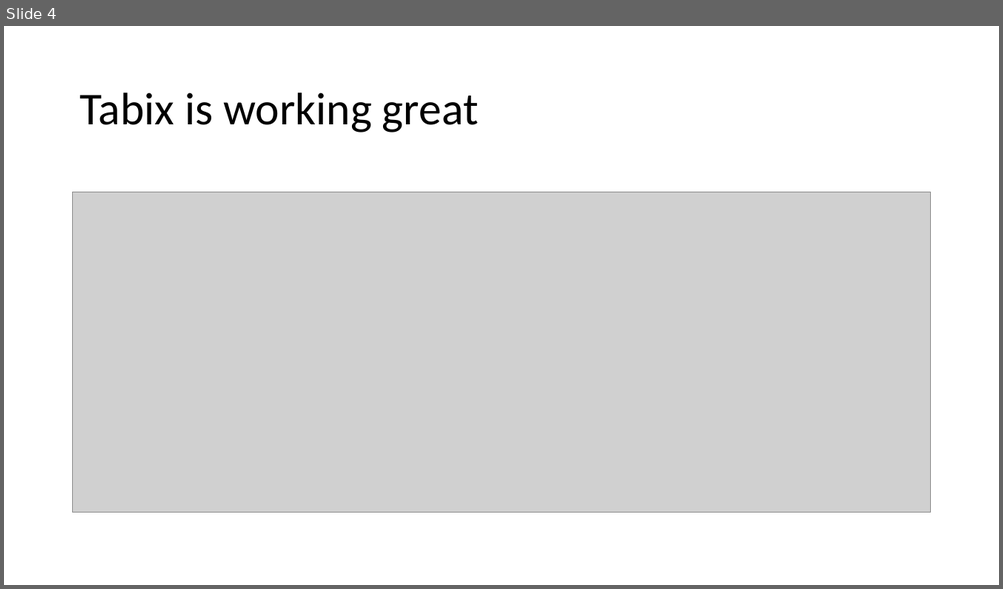
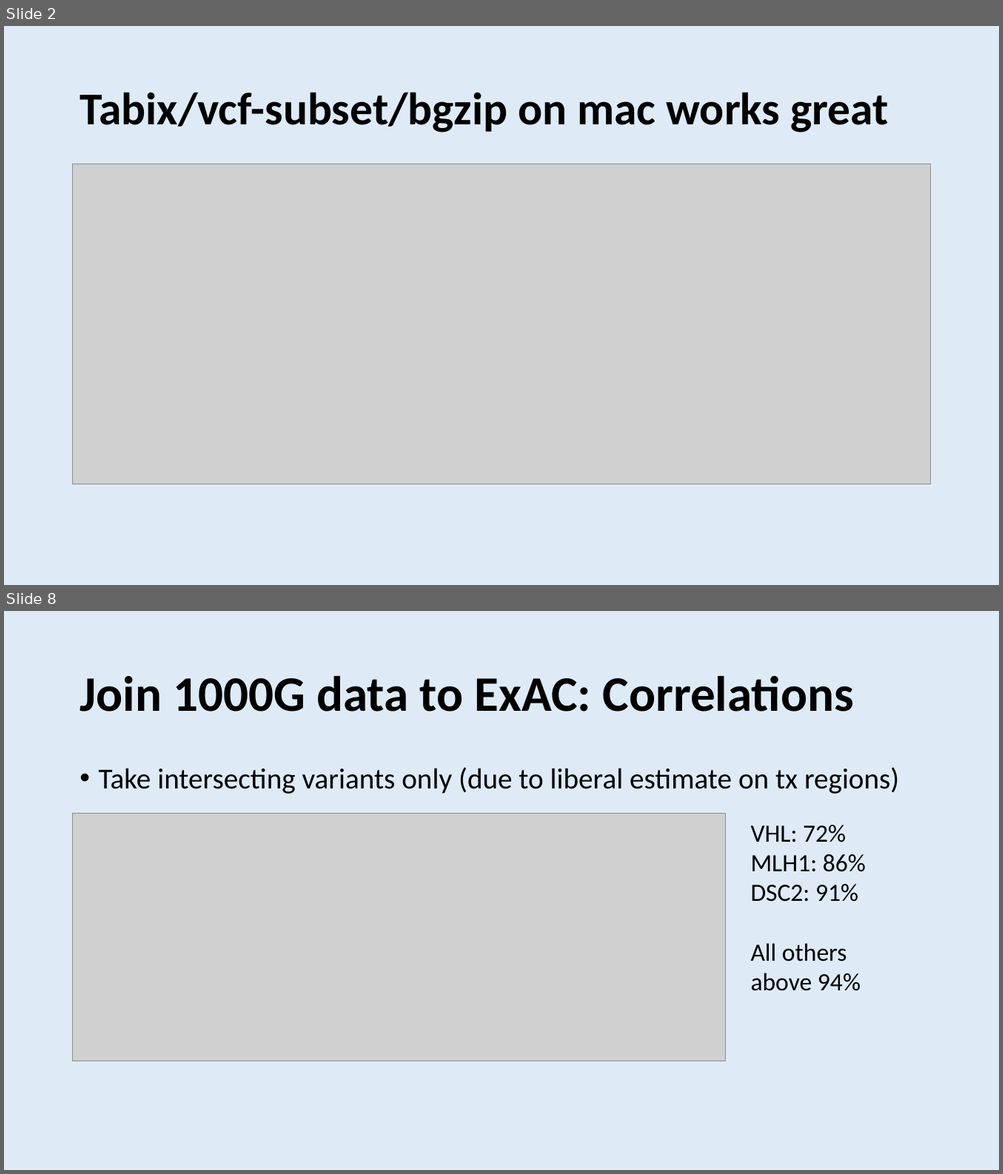
Before and after one commit to dfan/HST-2016, a slide deck: week_5/Presentation_week_5.pptx. Shown one above the other, each under a label of ours: slide 4 before the commit, slides 2 and 8 after it; the slides between them are not shown. The pictures are 1003x589 and 1003x1174 pixels, drawn with LibreOffice and Linux fonts; fonts in the diff are those of the drawing; grey boxes stand for pictures. Boxes give left, top, right and bottom in pixels: in the first picture for what was removed or moved away, otherwise in the second. Text is boxed around its words. In the diff, an @@ line names an element or a change of style, - is before the commit and + after.

```diff
--- a/week_5/Presentation_week_5.pptx
+++ b/week_5/Presentation_week_5.pptx
@@ slide 8 added at (4,611,999,1170), background #DEEBF7 @@
@@ title added at (79,675,854,712), 48 pt, text #000000, bold @@
+Join 1000G data to ExAC: Correlations
@@ text added at (99,767,899,794), 28 pt, text #000000 @@
+• Take intersecting variants only (due to liberal estimate on tx regions)
@@ picture added at (73,814,726,1062) @@
@@ text added at (751,825,865,991), 24 pt, text #000000 @@
+VHL: 72%
+MLH1: 86%
+DSC2: 91%
+All others above 94%
@@ what was slide 4 is now slide 2 @@
@@ slide 2 changed as well @@
@@ background #FFFFFF to #DEEBF7 @@
@@ title at (79,92,888,133): text changed; bold on @@
-Tabix is working great
+Tabix/vcf-subset/bgzip on mac works great
@@ picture: place and size @@
-picture at (73,192,930,513)
+picture at (73,164,930,485)
```
Also in this commit, not shown: 1 other slide changed, 8 other slides added, 3 slides removed, 5 other files.
